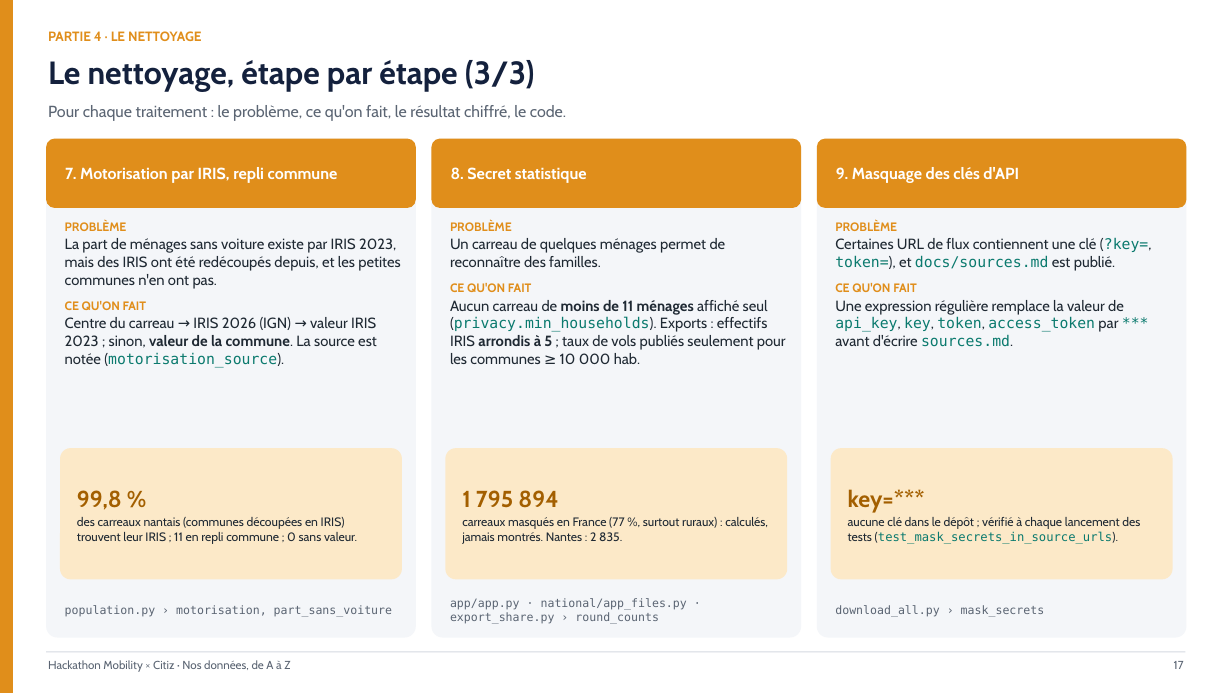
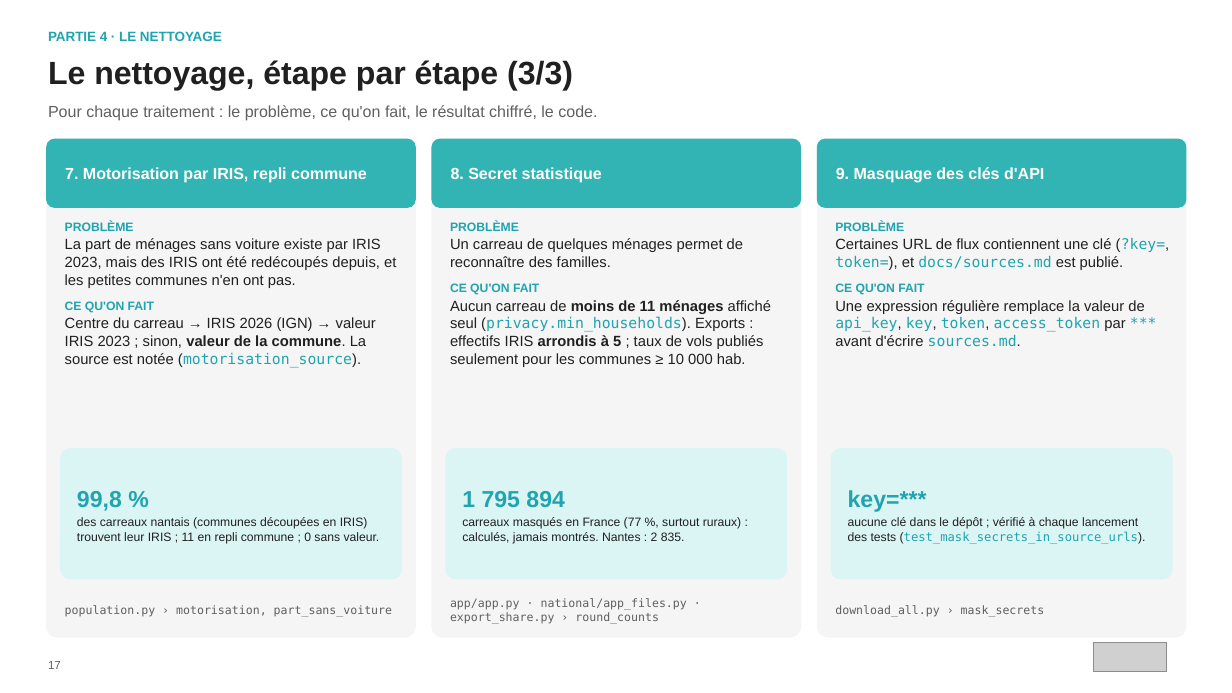
Before and after one commit to hillzeealex/hackathon-mobility-citiz, a slide deck: slide 17 of slides/DONNEES_ET_AUTOMATISATION.pptx. Drawn at 1232x693 pixels with LibreOffice and Linux fonts; fonts in the diff are those of the drawing; grey boxes stand for pictures. Boxes give left, top, right and bottom in pixels: in the first picture for what was removed or moved away, otherwise in the second. Text is boxed around its words. In the diff, an @@ line names an element or a change of style, - is before the commit and + after.

Commit message:
Slides : chiffres officiels de Fabric, sans délinquance ; deck données aux couleurs de Citiz (#38)

```diff
--- a/slides/DONNEES_ET_AUTOMATISATION.pptx
+++ b/slides/DONNEES_ET_AUTOMATISATION.pptx
@@ rectangle removed at [0, 0, 13, 693] @@
@@ text "PARTIE 4 · LE NETTOYAGE" at [48, 31, 222, 41]: font Cabin to Arial, text colour #E08E1B to #20A4B0 @@
@@ text "Le nettoyage, étape par étape ..." at [48, 60, 573, 91]: font Cabin to Arial, text colour #14213D to #202020 @@
@@ text "Pour chaque traitement : le ..." at [48, 105, 597, 121]: font Cabin to Arial, text colour #5B6573 to #616060 @@
@@ font Cabin to Arial; fill #E08E1B to #32B4B5 in 3 elements at [46, 139, 416, 208], [432, 139, 801, 208], [817, 139, 1187, 208] @@
@@ fill #F4F6F9 to #F5F5F5 in 3 elements at [46, 139, 416, 638], [432, 139, 801, 638], [817, 139, 1187, 638] @@
@@ text "PROBLÈME" at [65, 221, 396, 367]: font Cabin to Arial; text colour #E08E1B to #20A4B0 in "PROBLÈME", "CE QU'ON FAIT"; text colour #1F2933 to #202020 in "La part de ménages sans voiture existe ...", "Centre du carreau → IRIS 2026 (IGN) ..."; text colour #0B7A6E to #20A4B0 in "(motorisation_source)." @@
@@ text "PROBLÈME" at [450, 221, 771, 367]: font Cabin to Arial; text colour #E08E1B to #20A4B0 in "PROBLÈME", "CE QU'ON FAIT"; text colour #1F2933 to #202020 in "Un carreau de quelques ménages permet de ...", "Aucun carreau de moins de 11 ménages ..."; text colour #0B7A6E to #20A4B0 in "(privacy.min_households)." @@
@@ text "PROBLÈME" at [835, 221, 1170, 347]: font Cabin to Arial in "PROBLÈME", "Certaines URL de flux contiennent une clé ...", "CE QU'ON FAIT", "Une expression régulière remplace la valeur de ..."; text colour #E08E1B to #20A4B0 in "PROBLÈME", "CE QU'ON FAIT"; text colour #1F2933 to #202020 in "Certaines URL de flux contiennent une clé ...", "Une expression régulière remplace la valeur de ..."; text colour #0B7A6E to #20A4B0 in "(?key=, token=), docs/sources.md", "api_key, key, token, access_token *** sources.md." @@
@@ rounded rectangle "99,8 %" at [60, 448, 402, 579]: font Cabin to Arial, text colour #1F2933 to #202020; text colour #A35F00 to #20A4B0 in "99,8 %"; fill #FCE9C8 to #DBF4F4 @@
@@ rounded rectangle "1 795 894" at [445, 448, 787, 579]: font Cabin to Arial, text colour #1F2933 to #202020; text colour #A35F00 to #20A4B0 in "1 795 894"; fill #FCE9C8 to #DBF4F4 @@
@@ rounded rectangle "key=***" at [831, 448, 1173, 579]: font Cabin to Arial in "key=***", "aucune clé dans le dépôt ; vérifié ..."; text colour #A35F00 to #20A4B0 in "key=***"; text colour #1F2933 to #202020 in "aucune clé dans le dépôt ; vérifié ..."; text colour #0B7A6E to #20A4B0 in "(test_mask_secrets_in_source_urls)."; fill #FCE9C8 to #DBF4F4 @@
@@ text colour #5B6573 to #616060 in 3 elements at [65, 605, 392, 617], [450, 598, 687, 624], [835, 605, 1045, 617] @@
@@ text "17": place and size @@
-text "17" at [1174, 661, 1184, 669]
+text "17" at [48, 661, 61, 669]
@@ text "17" at [48, 661, 61, 669]: font Cabin to Arial, text colour #5B6573 to #616060; alignment right to left @@
@@ rectangle removed at [46, 652, 1186, 653] @@
@@ picture added at [1093, 642, 1166, 672] @@
@@ text removed at [48, 660, 290, 672] @@
-Hackathon Mobility × Citiz · Nos données, de A à Z
```
Also in this commit, not shown: 29 other slides changed, 1 other file.
